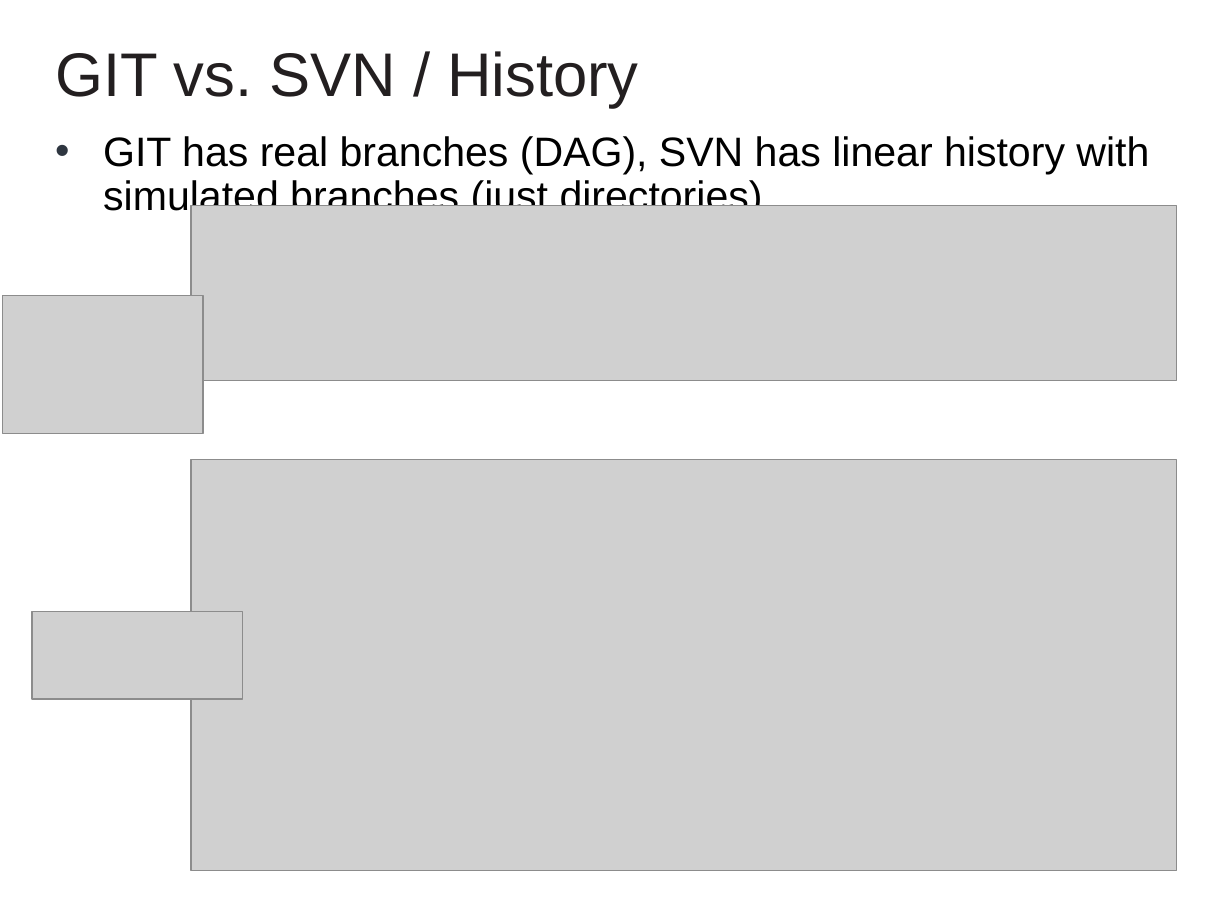
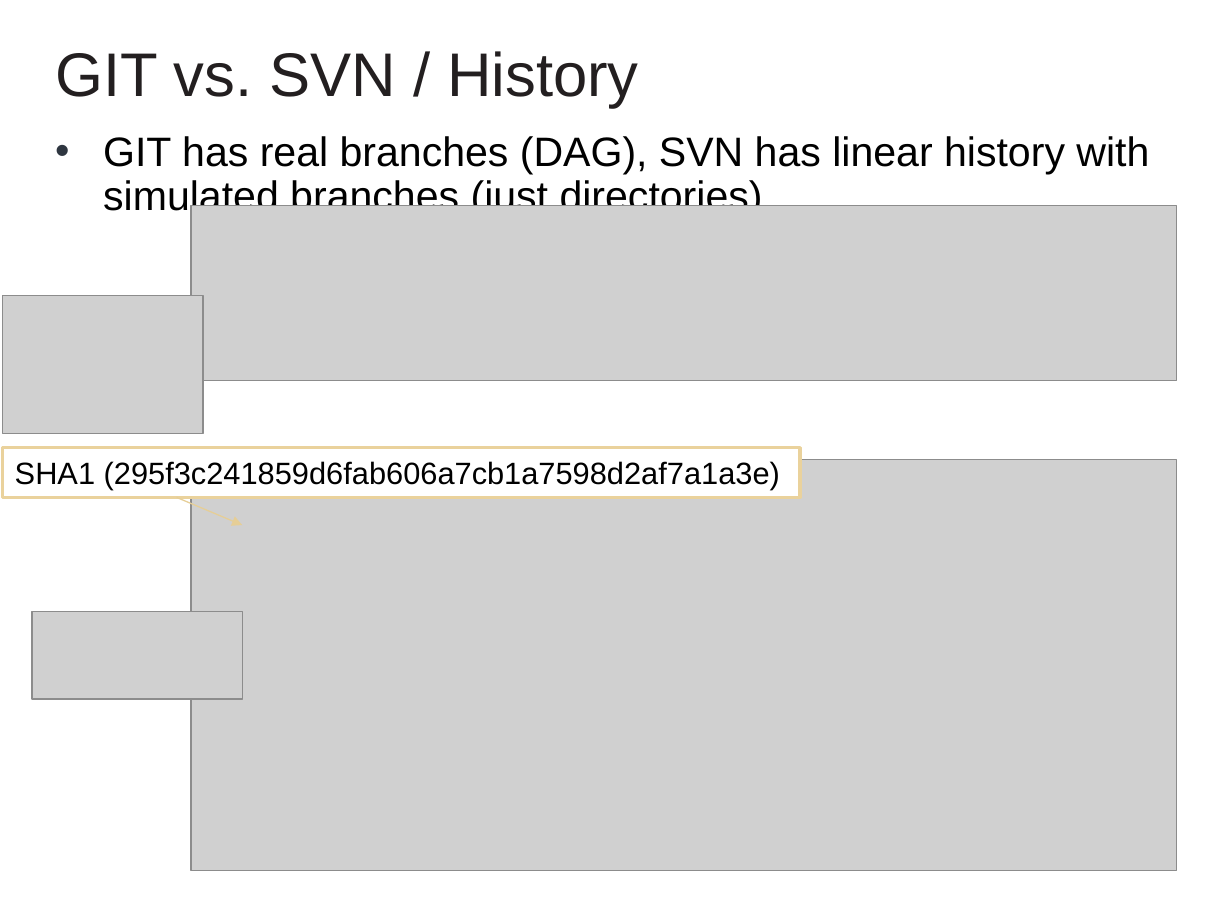
Before and after one commit to cvmocanu/git-presentation, a slide deck: slide 6 of GIT Presentation.pptx. Drawn at 1232x924 pixels with LibreOffice and Linux fonts; fonts in the diff are those of the drawing; grey boxes stand for pictures; background and template pictures are left out. Boxes give left, top, right and bottom in pixels: in the first picture for what was removed or moved away, otherwise in the second. Text is boxed around its words. In the diff, an @@ line names an element or a change of style, - is before the commit and + after.

```diff
--- a/GIT Presentation.pptx
+++ b/GIT Presentation.pptx
@@ rectangle added at <box>2,447,800,496</box>, fill #FFFFFF, outline #EAD29C 2 pt, 18 pt, text #000000 @@
+SHA1 (295f3c241859d6fab606a7cb1a7598d2af7a1a3e)
@@ arrow added from (176, 498) to (243, 525), #E7CE97 0.75 pt @@
```
Also in this commit, not shown: 6 slides added, 1 slide removed, 12 other files.
